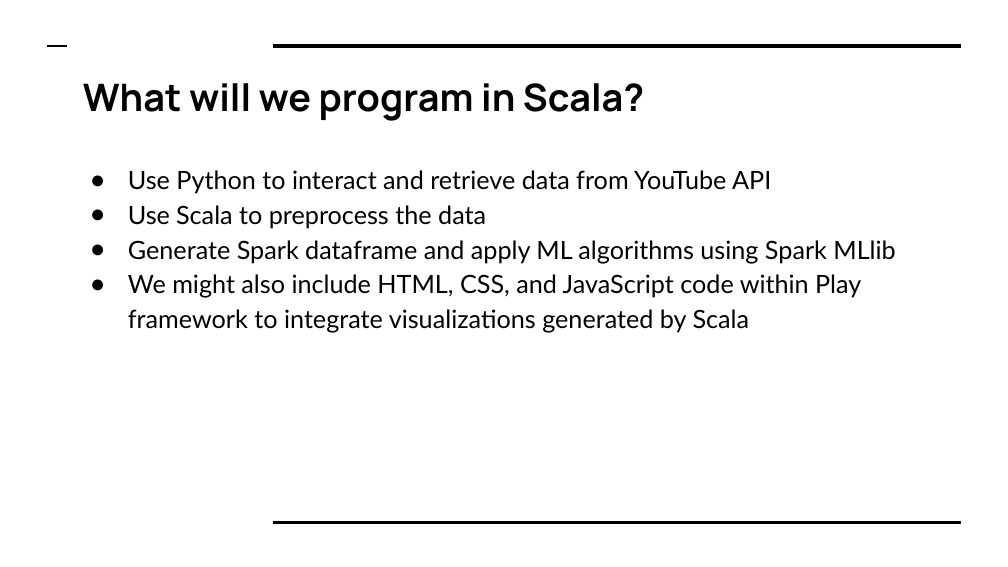
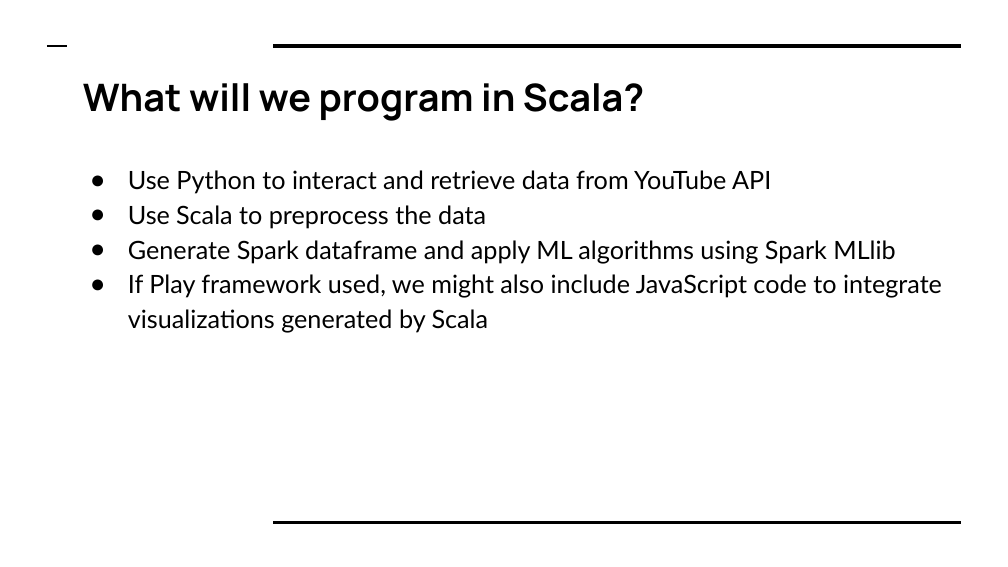
Before and after one commit to wkzhuang/YouTube-Analysis, a slide deck: slide 6 of 7200 Proj Planning Pre - Team 2.pptx. Drawn at 1008x567 pixels with LibreOffice and Linux fonts; fonts in the diff are those of the drawing. Boxes give left, top, right and bottom in pixels: in the first picture for what was removed or moved away, otherwise in the second. Text is boxed around its words. In the diff, an @@ line names an element or a change of style, - is before the commit and + after.

```diff
--- a/7200 Proj Planning Pre - Team 2.pptx
+++ b/7200 Proj Planning Pre - Team 2.pptx
@@ text at [128, 274, 942, 333]: text changed @@
-● We might also include HTML, CSS, and JavaScript code within Play framework to integrate visualizations generated by Scala
+● If Play framework used, we might also include JavaScript code to integrate visualizations generated by Scala
```
Also in this commit, not shown: 3 other slides changed.
